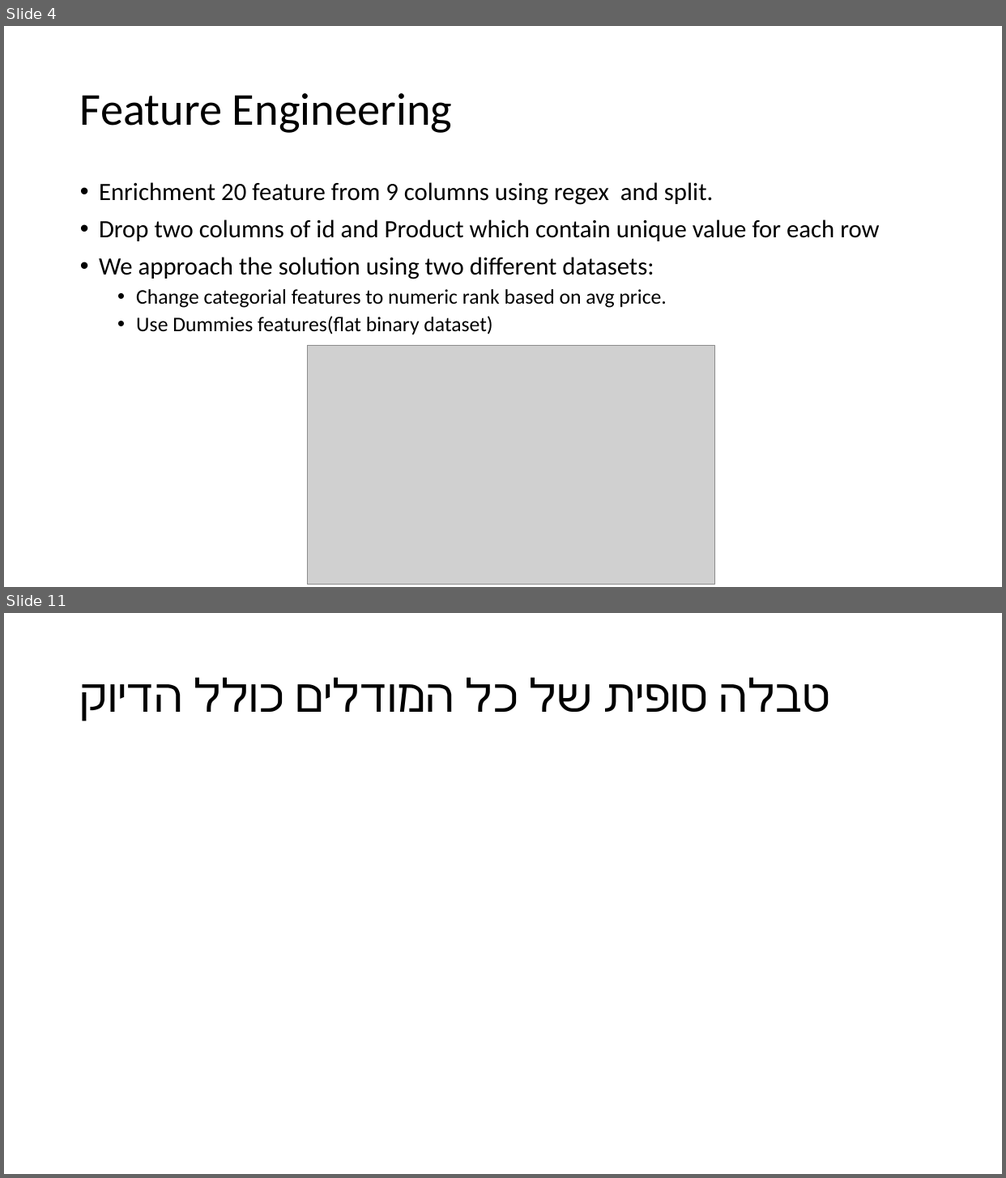
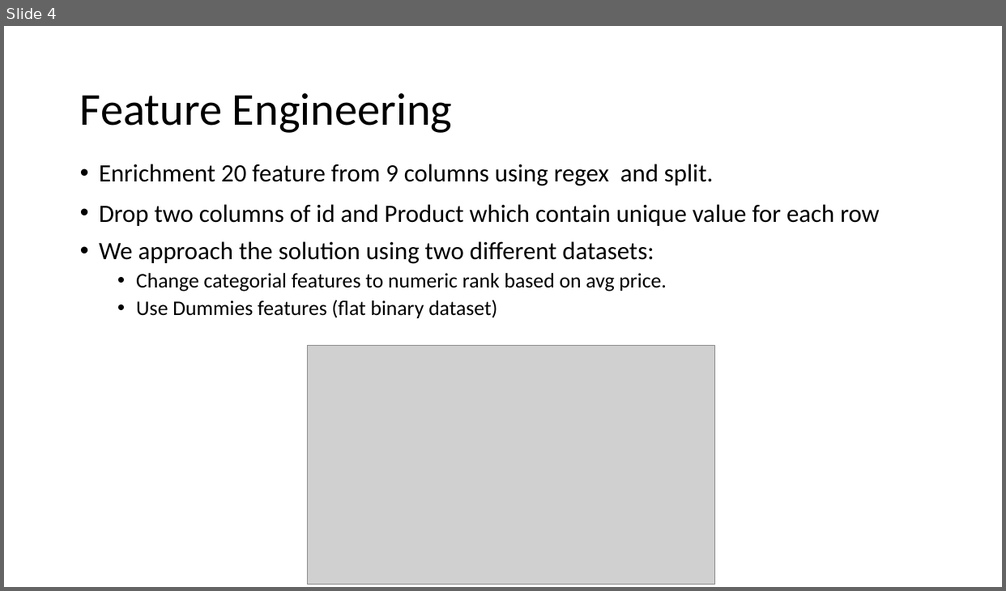
Before and after one commit to DanielKorenDataScience/RegressionProject, a slide deck: regression project.pptx. Shown one above the other, each under a label of ours: slides 4 and 11 before the commit, slide 4 after it; the slides between them are not shown. The pictures are 1006x1178 and 1006x591 pixels, drawn with LibreOffice and Linux fonts; fonts in the diff are those of the drawing; grey boxes stand for pictures. Boxes give left, top, right and bottom in pixels: in the first picture for what was removed or moved away, otherwise in the second. Text is boxed around its words. In the diff, an @@ line names an element or a change of style, - is before the commit and + after.

```diff
--- a/regression project.pptx
+++ b/regression project.pptx
@@ slide 11 removed at (4,613,1002,1174), background #FFFFFF @@
@@ title removed at (719,677,830,712) @@
-טבלה סופית של כל המודלים כולל הדיוק
@@ slide 4 changed as well @@
@@ text "Enrichment 20 feature from 9 ...": place and size @@
-text "Enrichment 20 feature from 9 ..." at (99,182,879,335)
+text "Enrichment 20 feature from 9 ..." at (99,164,879,318)
@@ text at (99,204,879,226): line spacing 0.9 to 1 @@
@@ text at (136,300,497,318): spaces changed @@
-  • Use Dummies features(flat binary dataset)
+  • Use Dummies features (flat binary dataset)
```
Also in this commit, not shown: 7 other slides changed, 3 slides added, 2 other slides removed.
